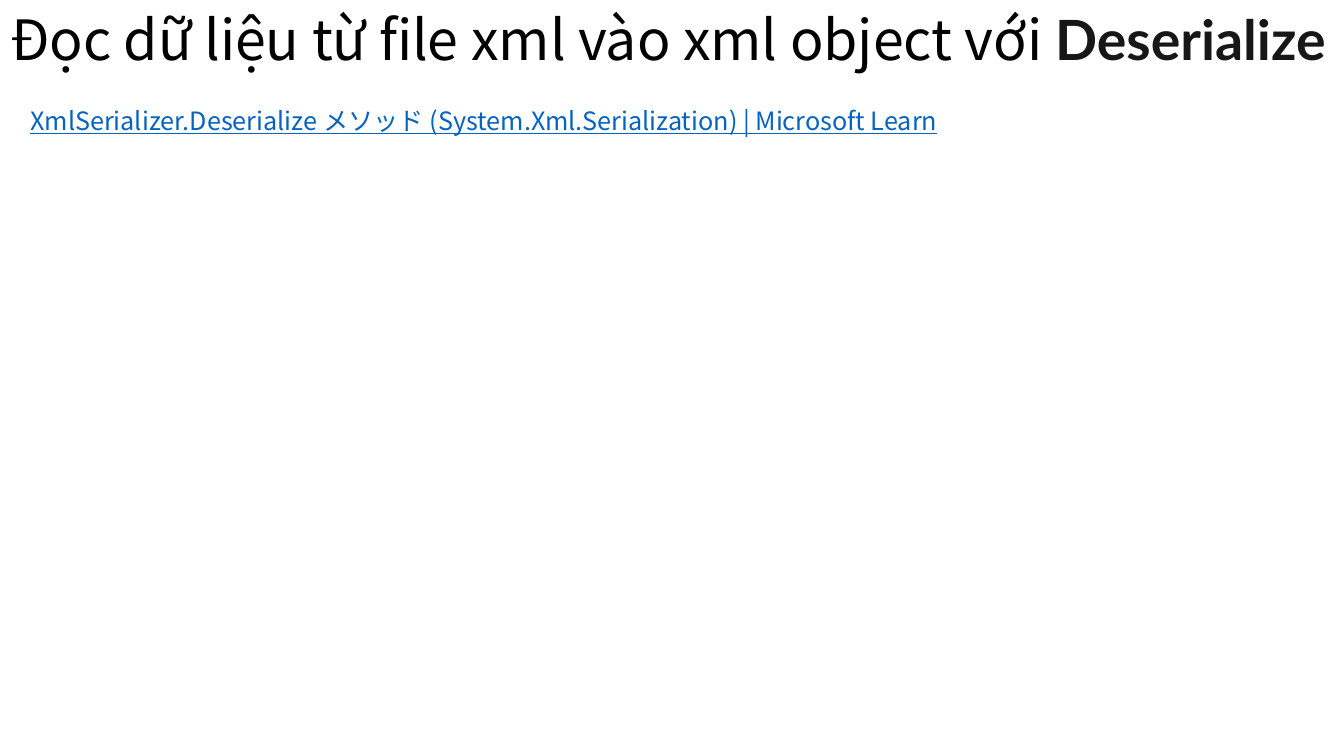
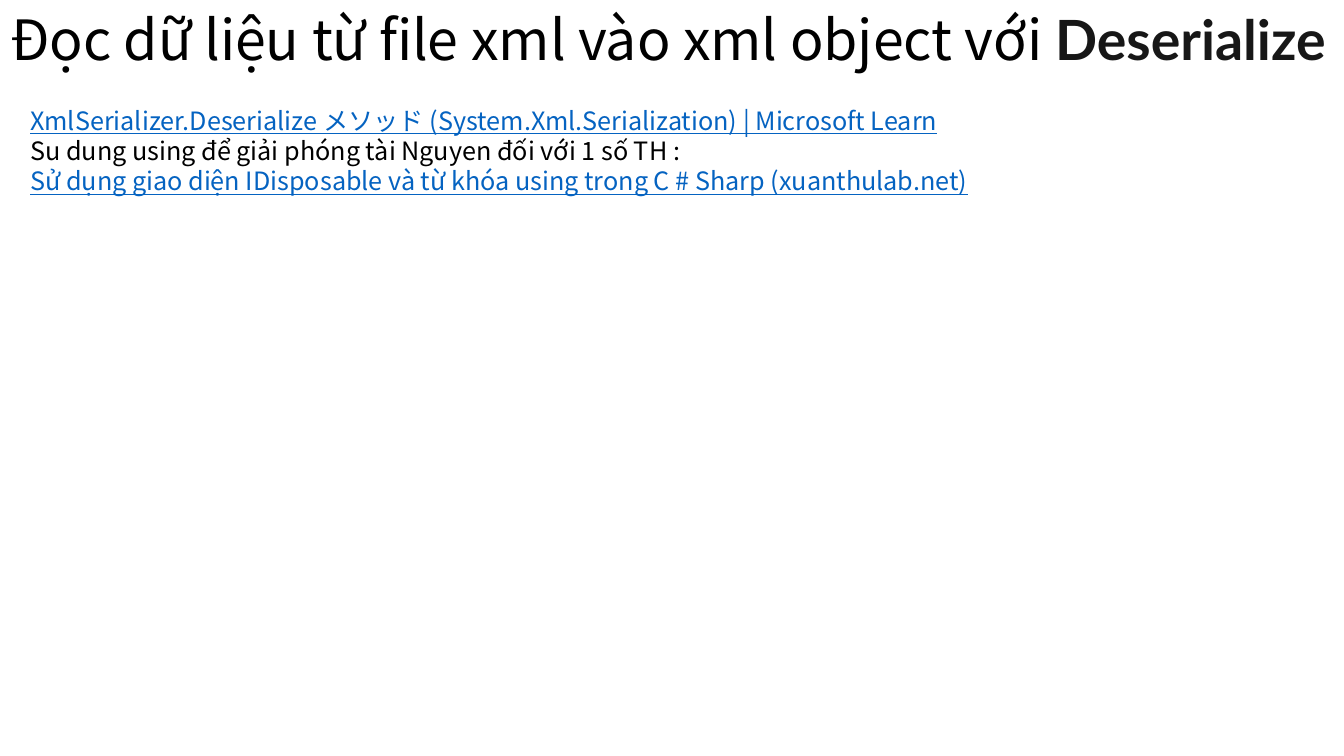
Before and after one commit to cuonghv2010/Csharp, a slide deck: slide 2 of basic/xmlSettingFile/readme.pptx. Drawn at 1344x756 pixels with LibreOffice and Linux fonts; fonts in the diff are those of the drawing. Boxes give left, top, right and bottom in pixels: in the first picture for what was removed or moved away, otherwise in the second. Text is boxed around its words. In the diff, an @@ line names an element or a change of style, - is before the commit and + after.

Commit message:
Load xml file using Stream, show setting data, save setting data using stream

```diff
--- a/basic/xmlSettingFile/readme.pptx
+++ b/basic/xmlSettingFile/readme.pptx
@@ text at [30,134,968,196]: paragraphs added @@
+Su dung using để giải phóng tài Nguyen đối với 1 số TH :
+Sử dụng giao diện IDisposable và từ khóa using trong C # Sharp (xuanthulab.net)
```
Also in this commit, not shown: 1 slide added, 1 slide removed, 10 other files.
